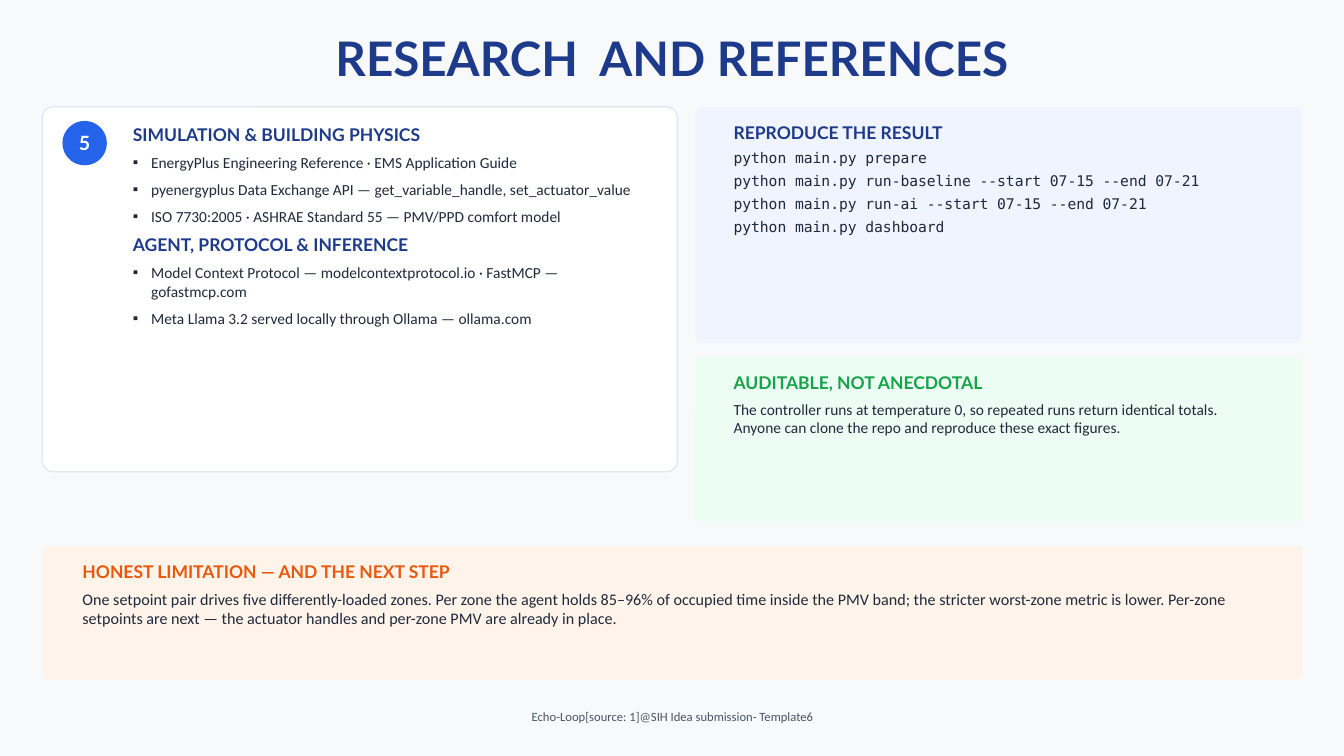
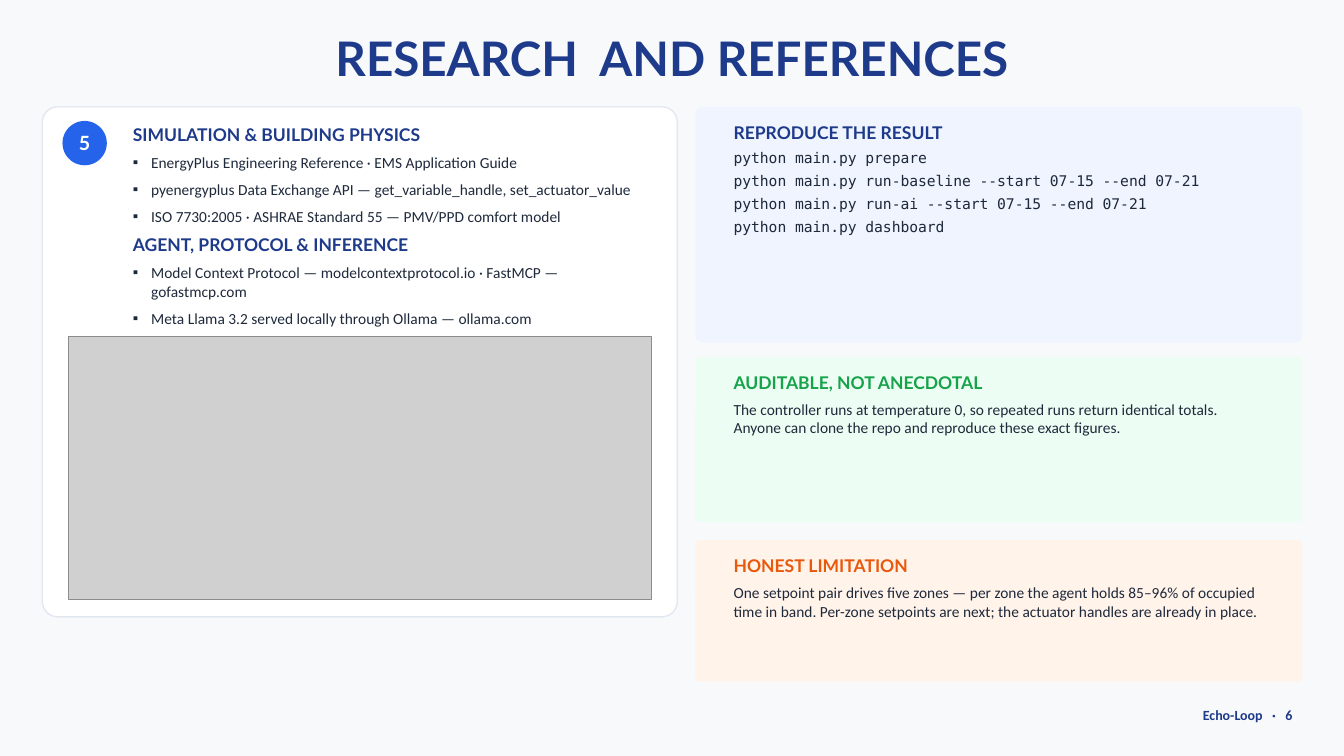
Before and after one commit to ayushYadav1107/Eco_loop_building_agents, a slide deck: slide 6 of deck/Eco-Loop_Building_Agents_Idea.pptx. Drawn at 1344x756 pixels with LibreOffice and Linux fonts; fonts in the diff are those of the drawing; grey boxes stand for pictures. Boxes give left, top, right and bottom in pixels: in the first picture for what was removed or moved away, otherwise in the second. Text is boxed around its words. In the diff, an @@ line names an element or a change of style, - is before the commit and + after.

```diff
--- a/deck/Eco-Loop_Building_Agents_Idea.pptx
+++ b/deck/Eco-Loop_Building_Agents_Idea.pptx
@@ rounded rectangle: place and size @@
-rounded rectangle at [42, 107, 678, 472]
+rounded rectangle at [42, 107, 678, 617]
@@ picture added at [69, 337, 651, 600] @@
@@ rounded rectangle: place and size @@
-rounded rectangle at [42, 546, 1303, 680]
+rounded rectangle at [696, 540, 1303, 682]
@@ text at [734, 559, 1257, 620]: text changed; size 11.5 to 11 pt @@
-HONEST LIMITATION — AND THE NEXT STEP
-One setpoint pair drives five differently-loaded zones. Per zone the agent holds 85–96% of occupied time inside the PMV band; the stricter worst-zone metric is lower. Per-zone setpoints are next — the actuator handles and per-zone PMV are already in place.
+HONEST LIMITATION
+One setpoint pair drives five zones — per zone the agent holds 85–96% of occupied time in band. Per-zone setpoints are next; the actuator handles are already in place.
@@ text at [1203, 710, 1292, 723]: text changed; size 9 to 10 pt; text colour #475569 to #1E3A8A; bold on @@
-Echo-Loop[source: 1]@SIH Idea submission- Template6
+Echo-Loop · 6
```
Also in this commit, not shown: 5 other slides changed, 7 other files.
